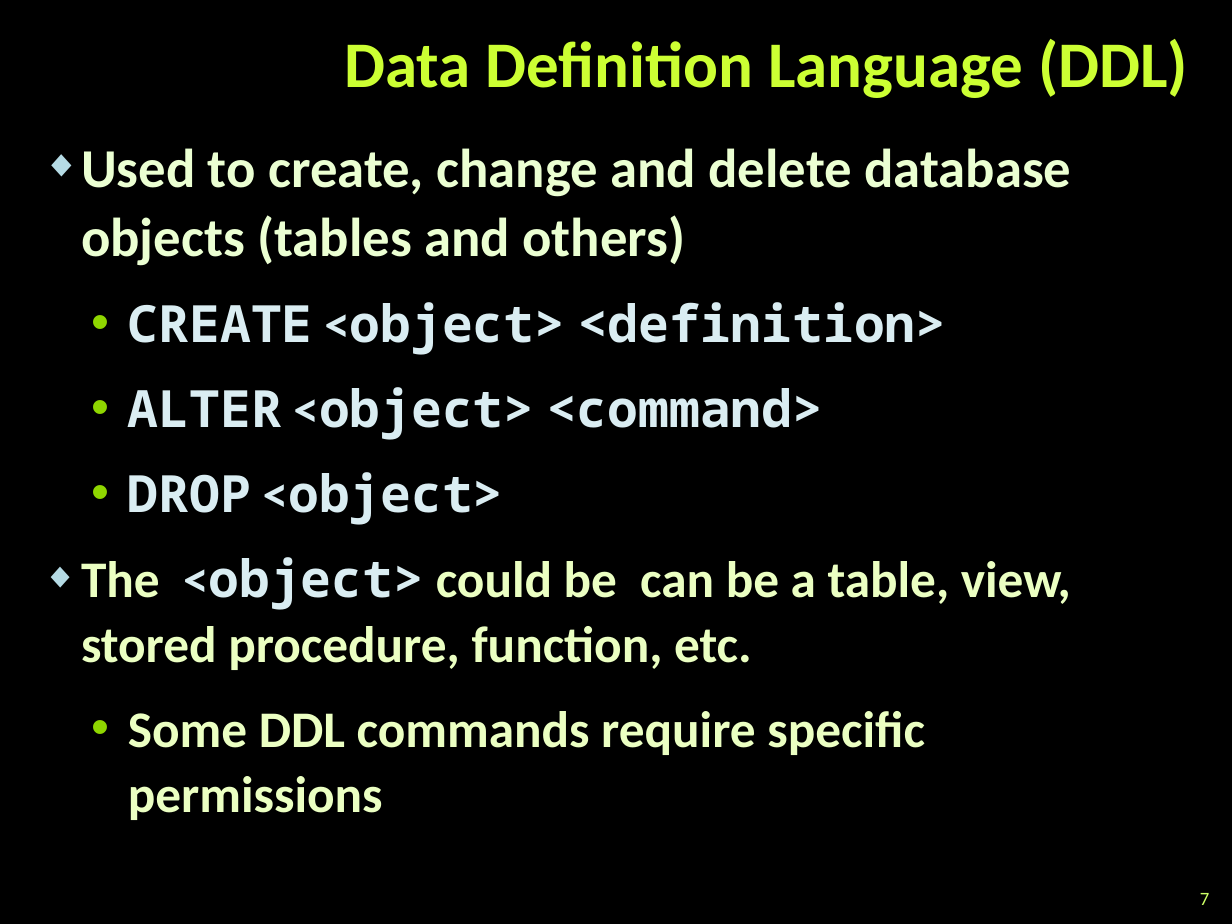
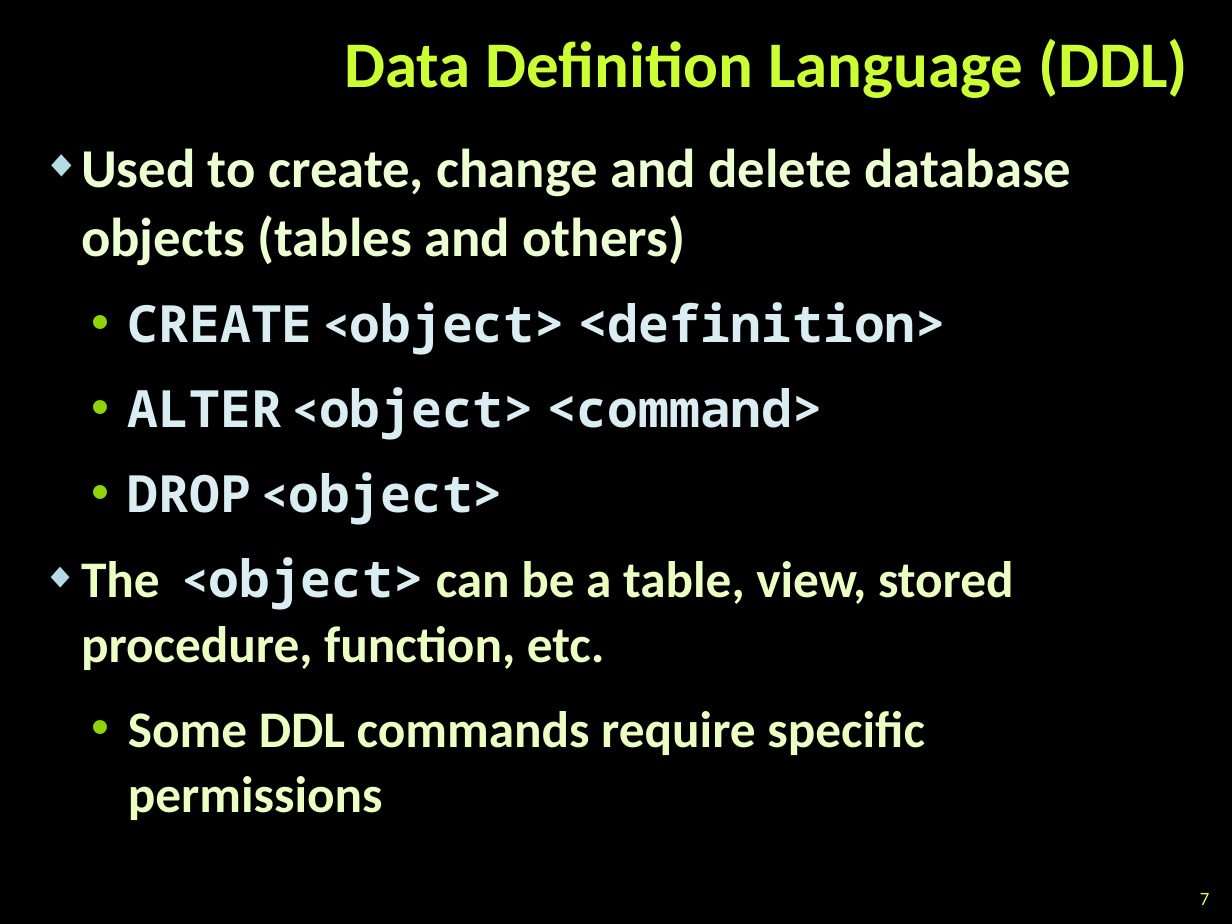
Before and after one commit to martin-nikolov/Telerik-Academy, a slide deck: slide 7 of Databases/06. Transact SQL (T-SQL)/Transact-SQL.pptx. Drawn at 1232x924 pixels with LibreOffice and Linux fonts; fonts in the diff are those of the drawing; background and template pictures are left out. Boxes give left, top, right and bottom in pixels: in the first picture for what was removed or moved away, otherwise in the second. Text is boxed around its words. In the diff, an @@ line names an element or a change of style, - is before the commit and + after.

```diff
--- a/Databases/06. Transact SQL (T-SQL)/Transact-SQL.pptx
+++ b/Databases/06. Transact SQL (T-SQL)/Transact-SQL.pptx
@@ text at (81,557,1014,670): text changed @@
-  ◆ The <object> could be can be a table, view, stored procedure, function, etc.
+  ◆ The <object> can be a table, view, stored procedure, function, etc.
```
Also in this commit, not shown: 2 other slides changed, 4 other files.
